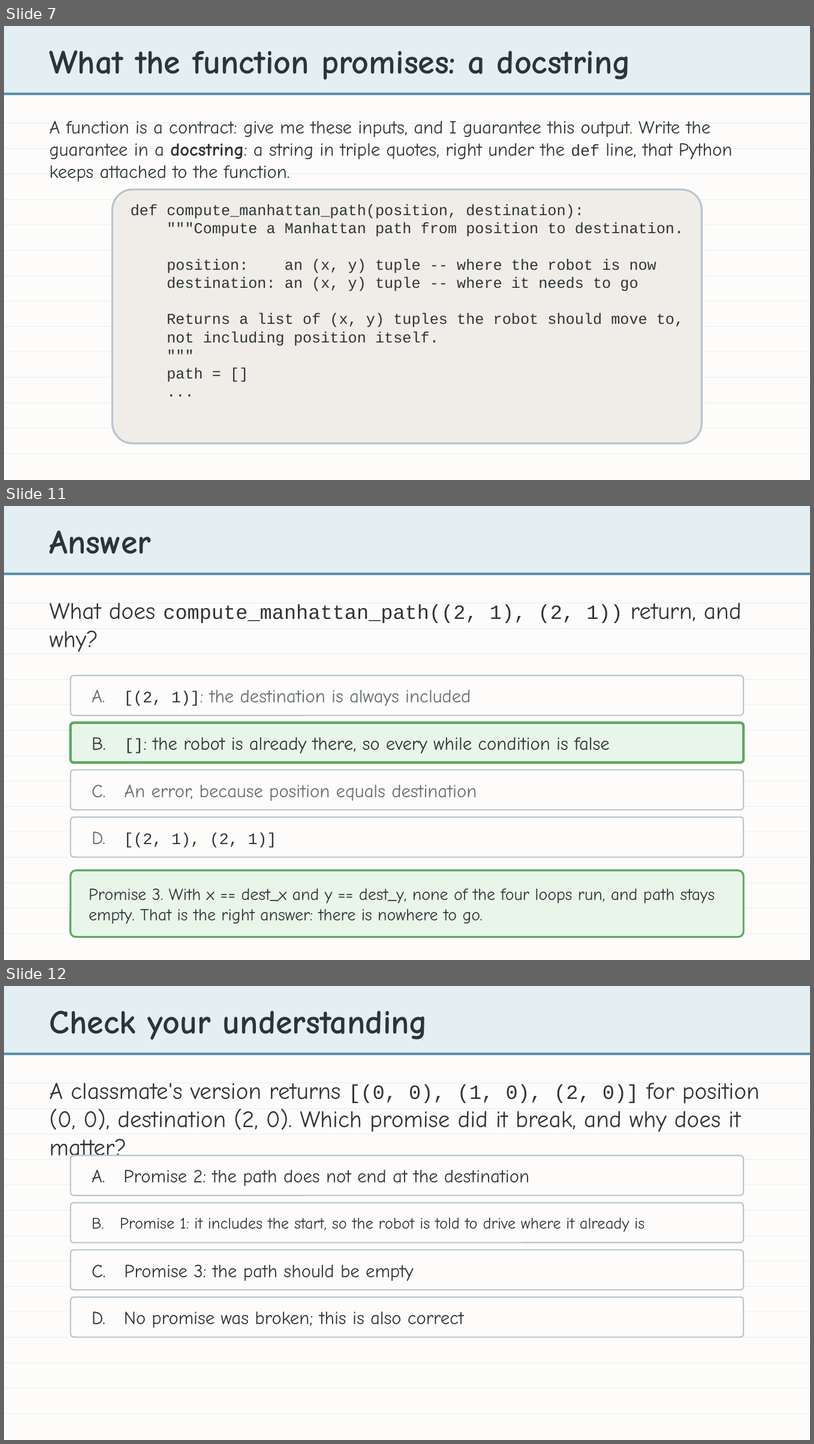
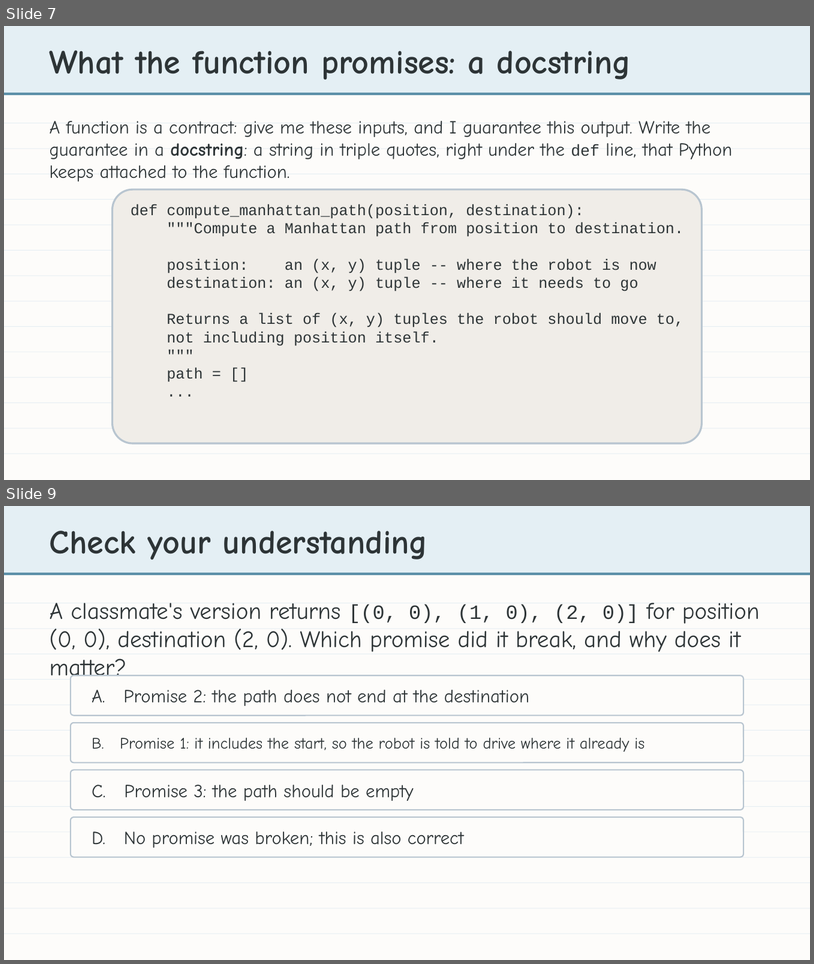
Before and after one commit to bradamiller/LearningPython, a slide deck: static/slides/module-04-manhattan/module-4-lesson-05-manhattan-function.pptx. Shown one above the other, each under a label of ours: slides 7, 11 and 12 before the commit, slides 7 and 9 after it; the slides between them are not shown. The pictures are 814x1444 and 814x964 pixels, drawn with LibreOffice and Linux fonts; fonts in the diff are those of the drawing. Boxes give left, top, right and bottom in pixels: in the first picture for what was removed or moved away, otherwise in the second. Text is boxed around its words. In the diff, an @@ line names an element or a change of style, - is before the commit and + after.

```diff
--- a/static/slides/module-04-manhattan/module-4-lesson-05-manhattan-function.pptx
+++ b/static/slides/module-04-manhattan/module-4-lesson-05-manhattan-function.pptx
@@ slide 11 removed at (x1=4, y1=506, x2=810, y2=960), background #FDFCFA @@
@@ rectangle removed at (x1=4, y1=506, x2=810, y2=573) @@
@@ text removed at (x1=50, y1=531, x2=152, y2=554) @@
-Answer
@@ rectangle removed at (x1=4, y1=573, x2=810, y2=575) @@
@@ rectangle removed at (x1=4, y1=603, x2=810, y2=603) @@
@@ text removed at (x1=50, y1=603, x2=742, y2=652) @@
-What does compute_manhattan_path((2, 1), (2, 1)) return, and why?
@@ rectangle removed at (x1=4, y1=628, x2=810, y2=629) @@
@@ rectangle removed at (x1=4, y1=654, x2=810, y2=654) @@
@@ rectangle removed at (x1=4, y1=679, x2=810, y2=679) @@
@@ rounded rectangle removed at (x1=71, y1=675, x2=744, y2=715) @@
@@ text removed at (x1=92, y1=690, x2=471, y2=706) @@
-A. [(2, 1)]: the destination is always included
@@ rectangle removed at (x1=4, y1=705, x2=810, y2=705) @@
@@ rectangle removed at (x1=4, y1=730, x2=810, y2=730) @@
@@ rounded rectangle removed at (x1=71, y1=723, x2=744, y2=762) @@
@@ text removed at (x1=92, y1=737, x2=610, y2=753) @@
-B. []: the robot is already there, so every while condition is false
@@ rectangle removed at (x1=4, y1=755, x2=810, y2=756) @@
@@ rounded rectangle removed at (x1=71, y1=770, x2=744, y2=810) @@
@@ rectangle removed at (x1=4, y1=781, x2=810, y2=781) @@
@@ text removed at (x1=92, y1=784, x2=477, y2=801) @@
-C. An error, because position equals destination
@@ rectangle removed at (x1=4, y1=806, x2=810, y2=807) @@
@@ rounded rectangle removed at (x1=71, y1=817, x2=744, y2=857) @@
@@ rectangle removed at (x1=4, y1=831, x2=810, y2=832) @@
@@ text removed at (x1=92, y1=831, x2=277, y2=847) @@
-D. [(2, 1), (2, 1)]
@@ rectangle removed at (x1=4, y1=857, x2=810, y2=858) @@
@@ rectangle removed at (x1=4, y1=882, x2=810, y2=883) @@
@@ rounded rectangle removed at (x1=71, y1=870, x2=744, y2=937) @@
@@ text removed at (x1=89, y1=888, x2=716, y2=924) @@
-Promise 3. With x == dest_x and y == dest_y, none of the four loops run, and path stays empty. That is the right answer: there is nowhere to go.
@@ rectangle removed at (x1=4, y1=907, x2=810, y2=908) @@
@@ rectangle removed at (x1=4, y1=933, x2=810, y2=934) @@
@@ what was slide 12 is now slide 9 @@
```
Also in this commit, not shown: 8 slides changed, 2 other slides removed, 8 other files.
